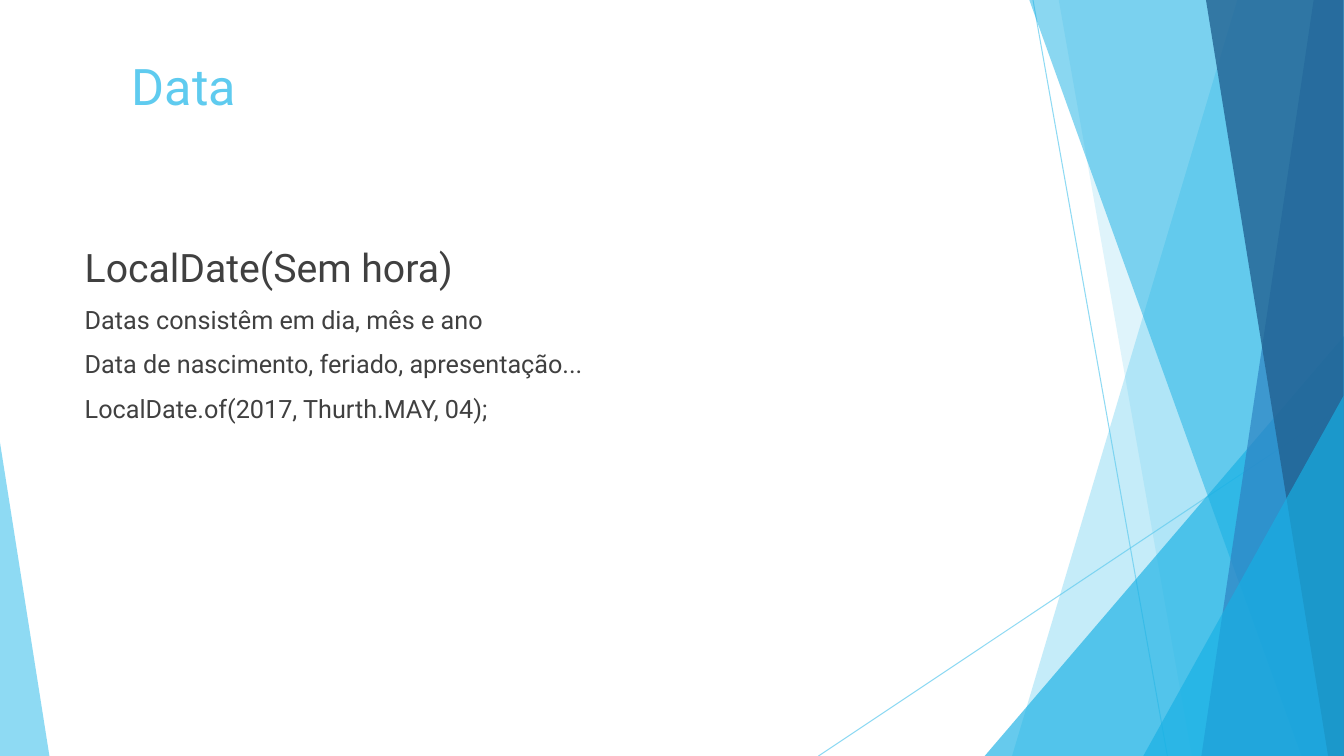
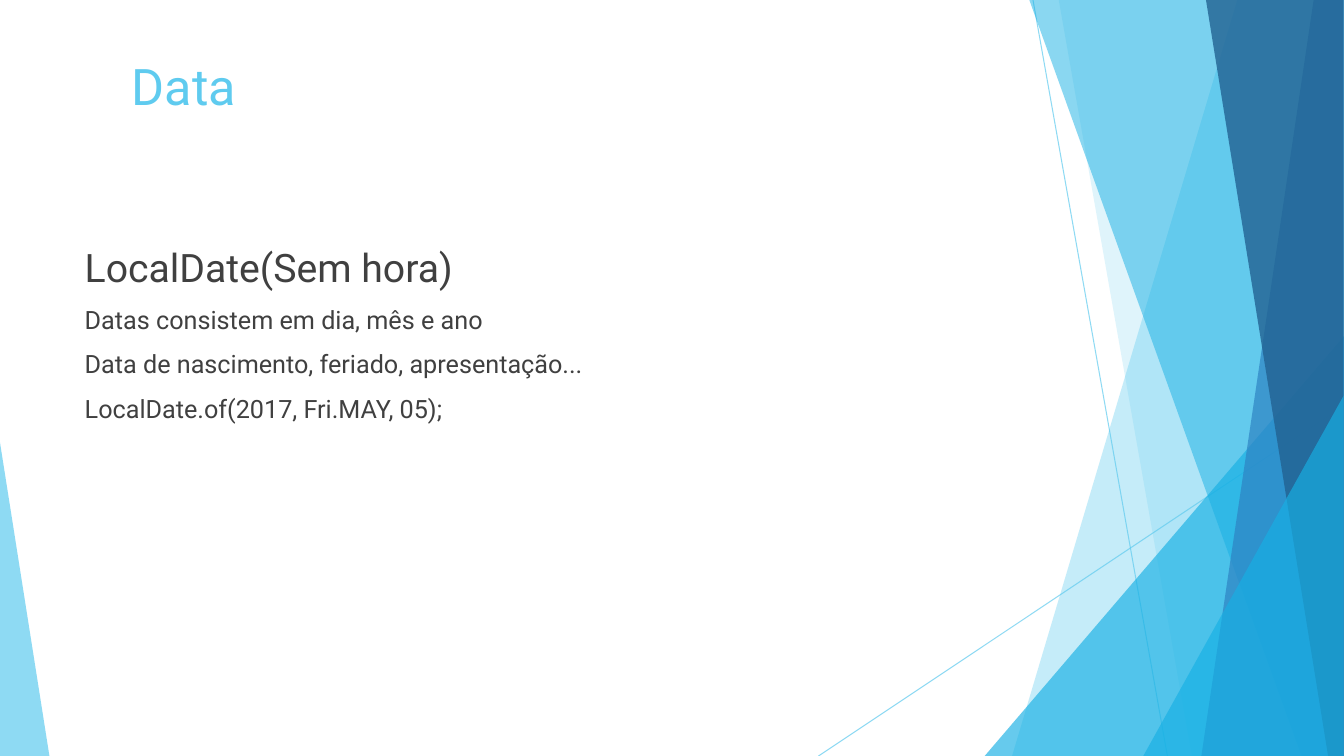
Before and after one commit to VMedeiros/javaFuncionalPLP, a slide deck: slide 6 of Programação Funcional – Java 8.pptx. Drawn at 1344x756 pixels with LibreOffice and Linux fonts; fonts in the diff are those of the drawing. Boxes give left, top, right and bottom in pixels: in the first picture for what was removed or moved away, otherwise in the second. Text is boxed around its words. In the diff, an @@ line names an element or a change of style, - is before the commit and + after.

```diff
--- a/Programação Funcional – Java 8.pptx
+++ b/Programação Funcional – Java 8.pptx
@@ text at (x1=85, y1=310, x2=483, y2=333): text changed @@
-Datas consistêm em dia, mês e ano
+Datas consistem em dia, mês e ano
@@ text at (x1=85, y1=398, x2=442, y2=424): text changed @@
-LocalDate.of(2017, Thurth.MAY, 04);
+LocalDate.of(2017, Fri.MAY, 05);
```
Also in this commit, not shown: 2 other slides changed, 6 slides added, 3 slides removed, 1 other file.
